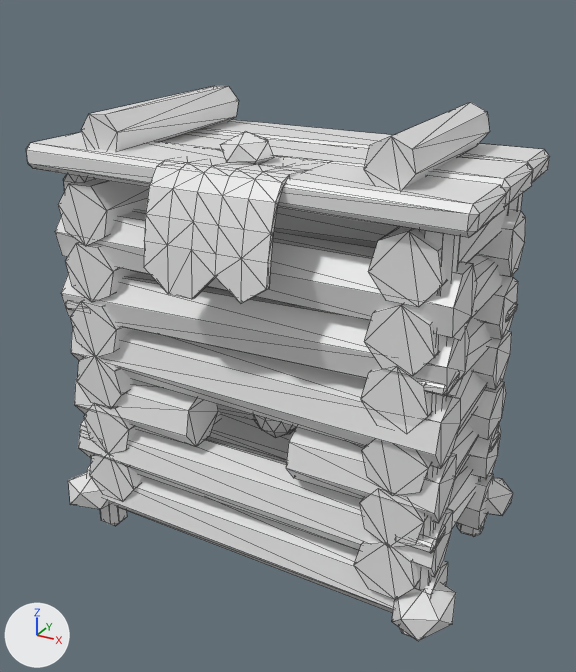
Before and after pictures for a commit that changed the OBJ model assets/variants/stow_post_remodel2_c.obj.
Rendered twice from a 50 mm camera at (1.19, -2.18, 1.77) aimed at (0.02, -0.05, 0.71). Arrows for +X, +Y and +Z are at lower left; the lights stay in place. The older version comes first. Mesh edges are drawn as thin lines. Where no turn or scale is listed for an object, it has been applied to the vertices.

Names of what the first picture shows: 'stow_post_remodel2_c'.
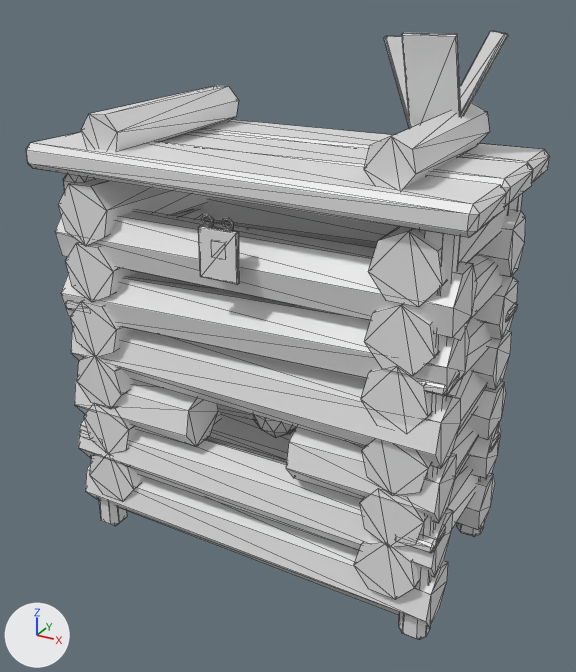
Changed parts and their boxes (x1, y1, x2, y2) in the pictures (576 x 672 px):
'stow_post_remodel2_c', reshaped (10% taller)
    before: (26, 86, 550, 641)
    after: (26, 31, 550, 639)
part 1 of me_stow_post_remodel2_c, added
    after: (221, 218, 233, 232)
part 2 of me_stow_post_remodel2_c, added
    after: (201, 214, 213, 228)
part 3 of me_stow_post_remodel2_c, added
    after: (198, 226, 240, 285)
part 4 of me_stow_post_remodel2_c, added
    after: (402, 33, 461, 125)
part 5 of me_stow_post_remodel2_c, added
    after: (460, 31, 508, 116)
part 6 of me_stow_post_remodel2_c, added
    after: (384, 36, 416, 128)
part 7 of me_stow_post_remodel2_c, deleted
    before: (392, 582, 456, 641)
part 8 of me_stow_post_remodel2_c, deleted
    before: (485, 477, 513, 515)
part 9 of me_stow_post_remodel2_c, deleted
    before: (68, 472, 112, 509)
part 10 of me_stow_post_remodel2_c, cut back
    before: (144, 132, 327, 304)

The change, as a diff of the scene's bpy script:
```diff
--- a/assets/variants/stow_post_remodel2_c.obj.py
+++ b/assets/variants/stow_post_remodel2_c.obj.py
@@ me_stow_post_remodel2_c @@
 # used by ob_stow_post_remodel2_c; location = (0.0, 0.0, 0.0)
-me_stow_post_remodel2_c.from_pydata(...)  # 936 vertices, 1676 faces; spans x -0.74..0.74, y -0.49..0.44, z -0.11..1.44
+me_stow_post_remodel2_c.from_pydata(...)  # 956 vertices, 1720 faces; spans x -0.72..0.72, y -0.41..0.42, z -0.11..1.65
+# me_stow_post_remodel2_c part 1: a new loose piece of 28 vertices spanning x 0.01..0.05, y -0.41..-0.4, z 1.15..1.2, in mat_rope (white #e7e7e7)
+# me_stow_post_remodel2_c part 2: a new loose piece of 28 vertices spanning x -0.06..-0.02, y -0.41..-0.4, z 1.15..1.2, in mat_rope (white #e7e7e7)
+# me_stow_post_remodel2_c part 3: a new loose piece of 24 vertices spanning x -0.07..0.06, y -0.41..-0.4, z 1.01..1.16, in mat_rope (white #e7e7e7)
+# me_stow_post_remodel2_c part 4: a new loose piece of 24 vertices spanning x 0.32..0.48, y 0.06..0.2, z 1.32..1.65, in mat_hide (white #e7e7e7)
+# me_stow_post_remodel2_c part 5: a new loose piece of 24 vertices spanning x 0.36..0.58, y 0.13..0.35, z 1.32..1.65, in mat_hide (white #e7e7e7)
+# me_stow_post_remodel2_c part 6: a new loose piece of 24 vertices spanning x 0.2..0.44, y 0.13..0.36, z 1.32..1.63, in mat_hide (white #e7e7e7)
+# me_stow_post_remodel2_c part 7: the loose piece of 12 vertices spanning x 0.55..0.73, y -0.43..-0.22, z -0.03..0.12 is deleted
+# me_stow_post_remodel2_c part 8: the loose piece of 12 vertices spanning x 0.55..0.74, y 0.25..0.42, z -0.02..0.13 is deleted
+# me_stow_post_remodel2_c part 9: the loose piece of 12 vertices spanning x -0.73..-0.54, y -0.42..-0.23, z -0.02..0.13 is deleted
+# me_stow_post_remodel2_c part 10
+# 107 vertices are removed from x -0.2..0.2, y -0.49..-0.11, z 0.97..1.4
+# 208 faces are deleted
+# 1 vertex moves from x -0.01, y -0.18, z 1.32 to x -0.03, y -0.41, z 1.07
+# 23 vertices are added at x -0.03..0.02, y -0.41..-0.39, z 1.07..1.13
+# 44 new faces join them, mat_rope (white #e7e7e7)
+# other edits to the shape of me_stow_post_remodel2_c do not show in these pictures
 me_stow_post_remodel2_c.materials.append(mat_wood)
@@ me_stow_post_remodel2_c @@
 me_stow_post_remodel2_c.materials.append(mat_hide)
-me_stow_post_remodel2_c.materials.append(mat_stone)  # white #e7e7e7
```
